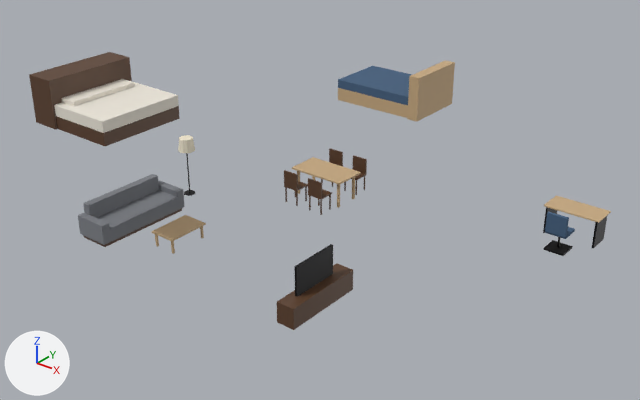
A saved change to the glTF model examples/demo-site/furniture.glb.
Camera for both pictures: a camera (50 mm lens) standing at (16.73, -10.23, 10.22) and looking at (5.28, 4.07, 1.36). The axes (+X, +Y, +Z) are drawn at lower left. The lights are the same throughout. The first picture is the older version. Where no turn or scale is listed for an object, it has been applied to the vertices. Vertices at exactly the same position are counted once.

The first picture shows 'Furn_bed_1', 'Furn_bed_2', 'Furn_coffee_table', 'Furn_desk', 'Furn_desk_chair', 'Furn_dining_chairs', 'Furn_dining_table', 'Furn_media_unit', 'Furn_sofa' and 1 more.
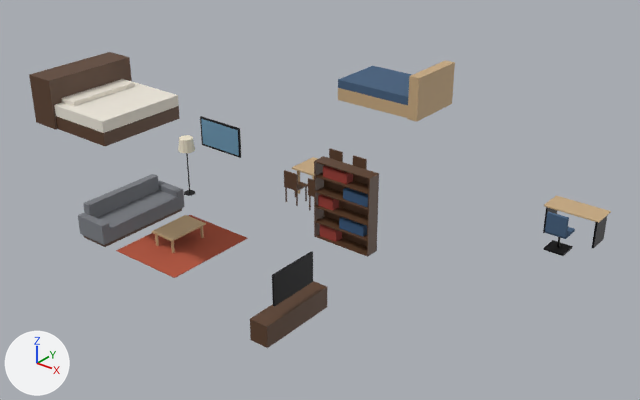
What differs and where, as boxes [x1, y1, x2, y2] in the pictures (640 x 400 px; the box of a moved part takes in the faces that stretch with it):
'Furn_bookcase', added: after [314, 156, 379, 257]
    faces in mat_wood_walnut (brown #5c3f2a): [314, 156, 379, 257]
    faces in mat_books_red (red #9c3b32): [318, 165, 353, 242]
    faces in mat_books_blue (dark blue #33557a): [339, 187, 368, 237]
'Furn_media_unit', reshaped, moved, rescaled (13% taller): before [277, 244, 353, 330]; after [250, 251, 327, 348]
'Furn_rug', added: after [116, 215, 248, 278]
'Furn_picture', added: after [200, 116, 241, 158]
    faces in mat_art_print (blue #6d9bb8): [201, 119, 239, 156]
    faces in mat_black_steel (black #1f1f21): [200, 116, 241, 158]
part 1 of me_furn_media_unit, moved or reshaped: before [294, 244, 333, 297]; after [272, 251, 313, 306]
part 2 of me_furn_media_unit, moved or reshaped: before [277, 263, 353, 330]; after [250, 281, 327, 348]
'Furn_dining_table', unchanged, covered by the edit: before [292, 157, 361, 208]; after [292, 157, 317, 194]

The change, as a list of edits to the scene's bpy script:
```text
Add mat_art_print:
    mat_art_print = principled_material('art_print')
    mat_art_print.base_color = (0.153, 0.328, 0.479)  # blue #6d9bb8
    mat_art_print.roughness = 0.6
Add mat_books_red:
    mat_books_red = principled_material('books_red')
    mat_books_red.base_color = (0.333, 0.0437, 0.0319)  # red #9c3b32
    mat_books_red.roughness = 0.8
Add mat_books_blue:
    mat_books_blue = principled_material('books_blue')
    mat_books_blue.base_color = (0.0331, 0.0908, 0.195)  # dark blue #33557a
    mat_books_blue.roughness = 0.8
Add mat_rug:
    mat_rug = principled_material('rug')
    mat_rug.base_color = (0.456, 0.0908, 0.0452)  # orange #b4553c
    mat_rug.roughness = 1.0
Change me_furn_media_unit:
    used by ob_furn_media_unit; location = (6.67, 2.2, 0.6)
    remove me_furn_media_unit.from_pydata(...)  # 16 vertices, 24 faces; spans x -0.22..0.22, y -1.0..1.0, z -0.6..0.6
    add me_furn_media_unit.from_pydata(...)  # 16 vertices, 24 faces; spans x -0.24..0.24, y -1.0..1.0, z -0.76..0.76
    me_furn_media_unit part 1: the loose piece of 8 vertices spanning x -0.07..-0.02, y -0.6..0.6, z -0.1..0.6 is scaled about its middle by (0.878, 1.05, 1.05), then moved by (0.15, 0.0, 0.14)
    me_furn_media_unit part 2: the loose piece of 8 vertices spanning x -0.22..0.22, y -1.0..1.0, z -0.6..-0.1 is scaled about its middle by (1.05, 1, 1.05), then moved by (0.0, 0.0, -0.15)
Add me_furn_picture:
    me_furn_picture.from_pydata(...)  # a box spanning x -0.65..0.65, y -0.022..-0.018, z -0.35..0.35, material slot 0; a box spanning x -0.7..0.7, y -0.018..0.022, z -0.4..0.4, material slot 1
    me_furn_picture.materials.append(mat_art_print)  # blue #6d9bb8
    me_furn_picture.materials.append(mat_black_steel)  # black #1f1f21
Add me_furn_bookcase:
    me_furn_bookcase.from_pydata(...)  # 104 vertices, 168 faces; spans x -0.8..0.8, y -0.18..0.18, z -1.0..1.0
    # faces by material slot: [24, 36, 108]
    me_furn_bookcase.materials.append(mat_books_blue)  # dark blue #33557a
    me_furn_bookcase.materials.append(mat_books_red)  # red #9c3b32
    me_furn_bookcase.materials.append(mat_wood_walnut)  # brown #5c3f2a
Add me_furn_rug:
    me_furn_rug.from_pydata(...)  # a box spanning x -1.0..1.0, y -1.2..1.2, z -0.01..0.01
    me_furn_rug.materials.append(mat_rug)  # orange #b4553c
Change ob_furn_media_unit:
    ob_furn_media_unit.location: (6.67, 2.2, 0.6) -> (6.67, 1.35, 0.72)
    ob_furn_media_unit.scale: (1.0, 1.0, 1.0) -> (0.95, 0.95, 0.95)
Add ob_furn_picture:
    ob_furn_picture = bpy.data.objects.new('Furn_picture', me_furn_picture)
    ob_furn_picture.location = (1.3, 4.92, 1.65)
Add ob_furn_bookcase:
    ob_furn_bookcase = bpy.data.objects.new('Furn_bookcase', me_furn_bookcase)
    ob_furn_bookcase.location = (5.5, 4.76, 1.0)
Add ob_furn_rug:
    ob_furn_rug = bpy.data.objects.new('Furn_rug', me_furn_rug)
    ob_furn_rug.location = (2.5, 2.3, 0.01)
```
